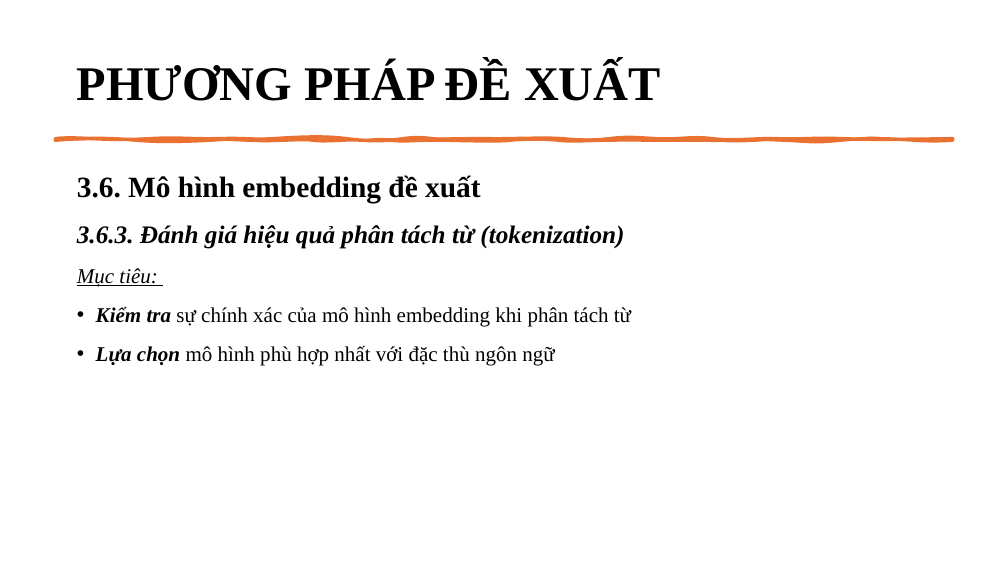
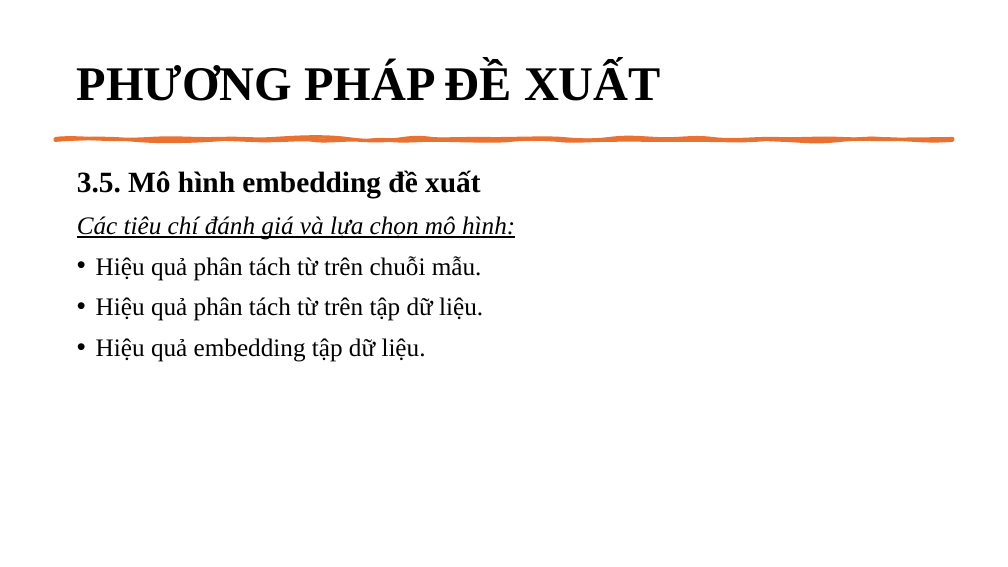
Before and after one commit to ngovanuc/Vietnamese_History_Chatbot, a slide deck: slide 14 of documents/slide bao cao v2.pptx (slide 28 before the commit). Drawn at 1008x567 pixels with LibreOffice and Linux fonts; fonts in the diff are those of the drawing. Boxes give left, top, right and bottom in pixels: in the first picture for what was removed or moved away, otherwise in the second. Text is boxed around its words. In the diff, an @@ line names an element or a change of style, - is before the commit and + after.

```diff
--- a/documents/slide bao cao v2.pptx
+++ b/documents/slide bao cao v2.pptx
@@ text at (77,170,515,362): text changed; size 20 to 24 pt; bold off @@
-3.6. Mô hình embedding đề xuất
-3.6.3. Đánh giá hiệu quả phân tách từ (tokenization)
-Mục tiêu:
-• Kiểm tra sự chính xác của mô hình embedding khi phân tách từ
-• Lựa chọn mô hình phù hợp nhất với đặc thù ngôn ngữ
+3.5. Mô hình embedding đề xuất
+Các tiêu chí đánh giá và lựa chọn mô hình:
+• Hiệu quả phân tách từ trên chuỗi mẫu.
+• Hiệu quả phân tách từ trên tập dữ liệu.
+• Hiệu quả embedding tập dữ liệu.
```
Also in this commit, not shown: 25 other slides changed, 1 slide added, 32 slides removed.
